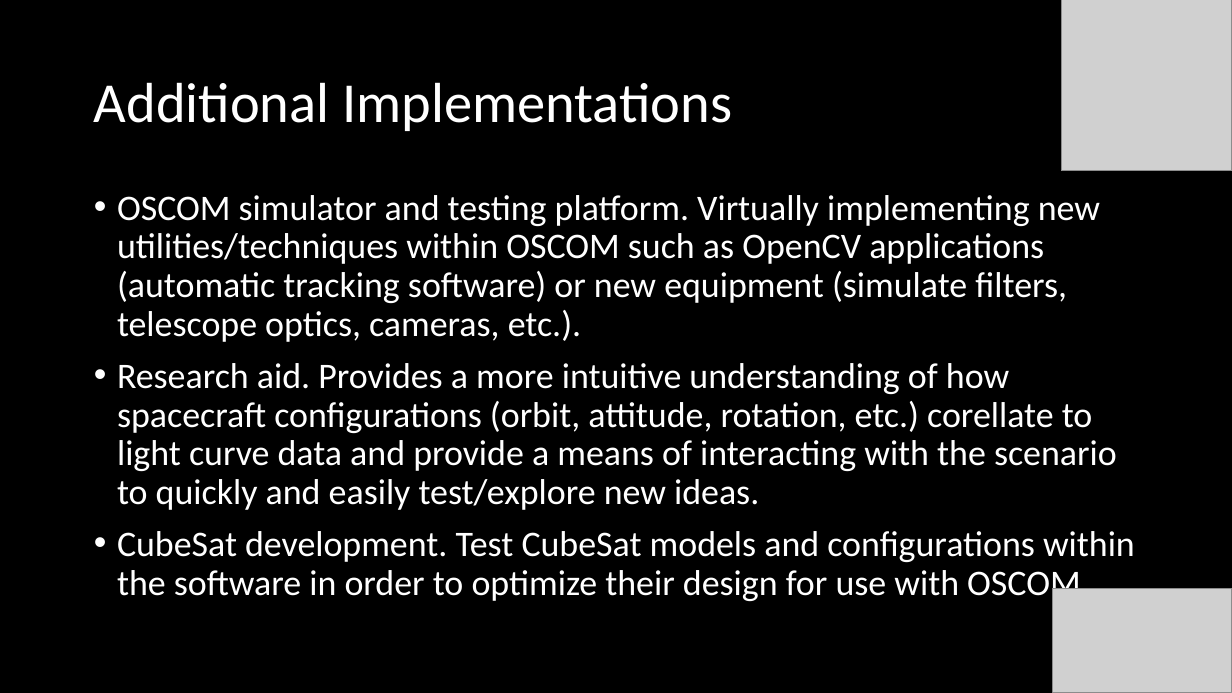
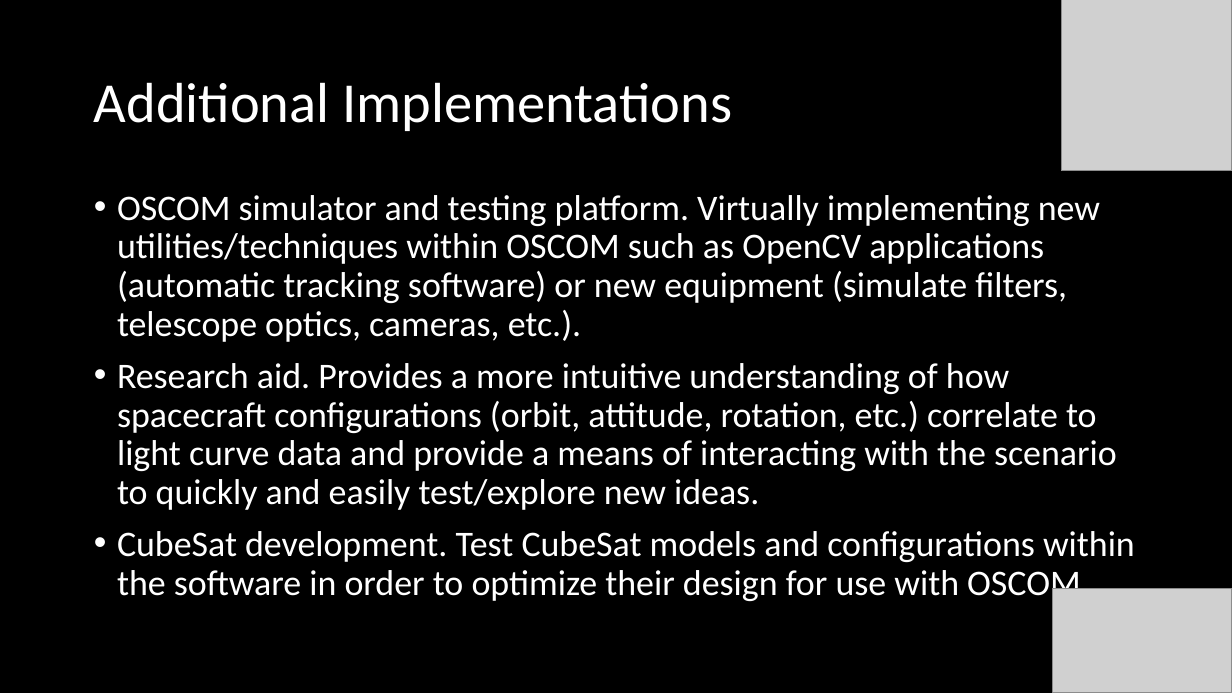
Before and after one commit to henry-valentine/COMPASS, a slide deck: slide 4 of documentation/COMPASS Project Overview.pptx. Drawn at 1232x693 pixels with LibreOffice and Linux fonts; fonts in the diff are those of the drawing; grey boxes stand for pictures. Boxes give left, top, right and bottom in pixels: in the first picture for what was removed or moved away, otherwise in the second. Text is boxed around its words. In the diff, an @@ line names an element or a change of style, - is before the commit and + after.

```diff
--- a/documentation/COMPASS Project Overview.pptx
+++ b/documentation/COMPASS Project Overview.pptx
@@ text at <box>117,363,1117,510</box>: text changed @@
-• Research aid. Provides a more intuitive understanding of how spacecraft configurations (orbit, attitude, rotation, etc.) corellate to light curve data and provide a means of interacting with the scenario to quickly and easily test/explore new ideas.
+• Research aid. Provides a more intuitive understanding of how spacecraft configurations (orbit, attitude, rotation, etc.) correlate to light curve data and provide a means of interacting with the scenario to quickly and easily test/explore new ideas.
```
Also in this commit, not shown: 1 other slide changed, 7 slides removed, 14 other files.
